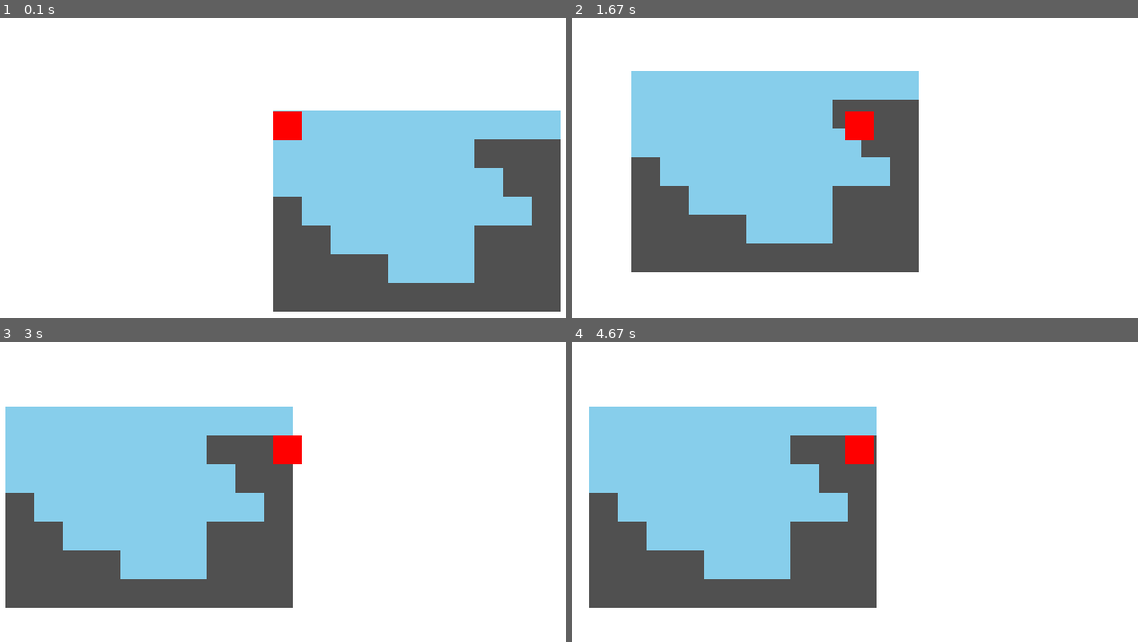
Above: before the commit, frames 1-4 (two rows, left to right).
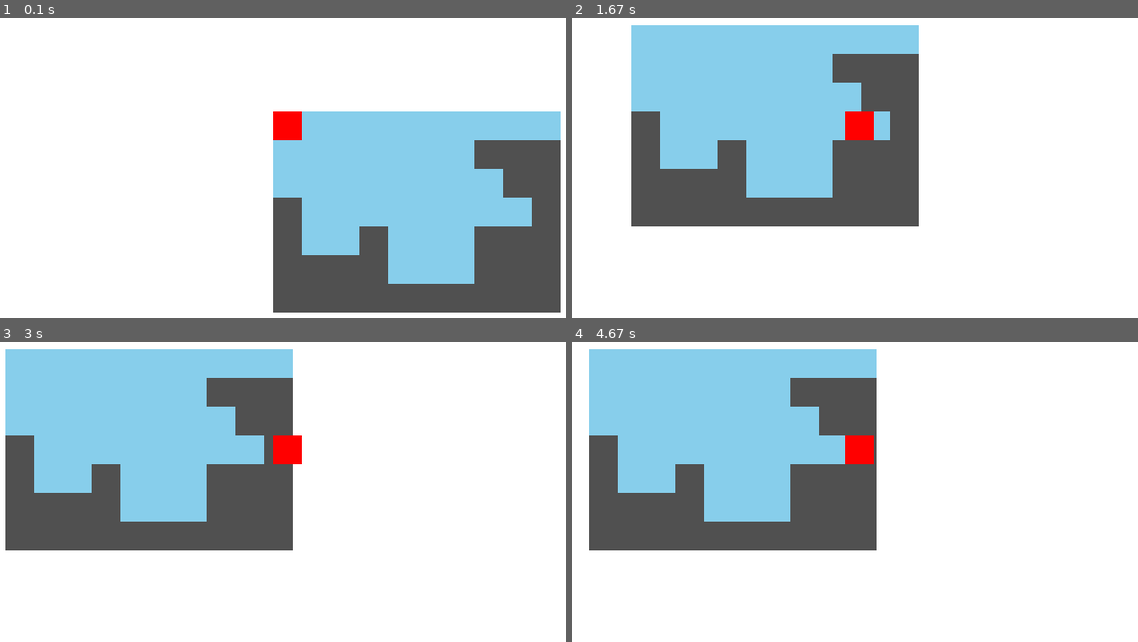
Above: after the commit, the same moments.

Repository: hchap1/pygame_tilemap_engine
Game: pygame game, started from platformer.py
The game is run twice, just before and just after one commit, with the same random seed, the same clock (stepped at 60 frames per second) and the same inputs.
Inputs:
- Up to frame 1 (0.1 s): no input
- Up to frame 2 (1.67 s): hold D 0.33-0.8 s; hold D 0.83-1.3 s; hold A from 1.33 s (still down)
- Up to frame 3 (3 s): release A at 1.87 s; hold A 1.9-2.3 s
- Up to frame 4 (4.67 s): hold A 3-3.47 s; hold D 3.5-3.97 s; hold D 4-4.47 s; hold A from 4.5 s (still down)

The runs differ from the first frame. In frame 1, 1.5% of the frame differs, in the area x 48-100%, y 30-99%; in frame 2, 23%; in frame 3, 28%, in the area x 0-52%, y 2-89%; in frame 4, 28%.

Commit message:
feat: left/right floor collisions

Diff:
--- a/platformer.py
+++ b/platformer.py
@@ -13,7 +13,7 @@
 yv = 0
 
 # Physics Constants
-G = 1
+G = 9.8
 F = 0.8
 V = 10
 
@@ -25,7 +25,7 @@
     [0, 0, 0, 0, 0, 0, 0, 1, 1, 1],
     [0, 0, 0, 0, 0, 0, 0, 0, 1, 1],
     [1, 0, 0, 0, 0, 0, 0, 0, 0, 1],
-    [1, 1, 0, 0, 0, 0, 0, 1, 1, 1],
+    [1, 0, 0, 1, 0, 0, 0, 1, 1, 1],
     [1, 1, 1, 1, 0, 0, 0, 1, 1, 1],
     [1, 1, 1, 1, 1, 1, 1, 1, 1, 1]
 ]
@@ -52,12 +52,12 @@
     x += xv * dt
 
     # Collisions
-    left_x = math.floor(x)
-    right_x = math.ceil(x)
+    left_x = math.ceil(x - 1)
+    right_x = math.floor(x + 1)
     top_y = math.floor(y)
     bottom_y = math.ceil(y)
 
-    if grid[bottom_y][left_x] != 0:
+    if grid[bottom_y][left_x] != 0 or grid[bottom_y][right_x] != 0:
         yv = 0
         y = bottom_y - 1
 
